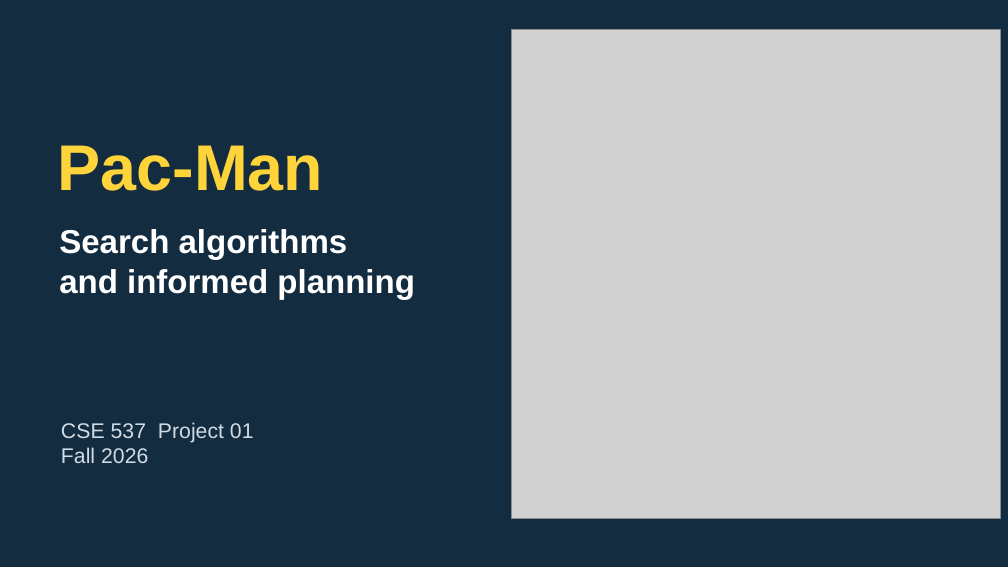
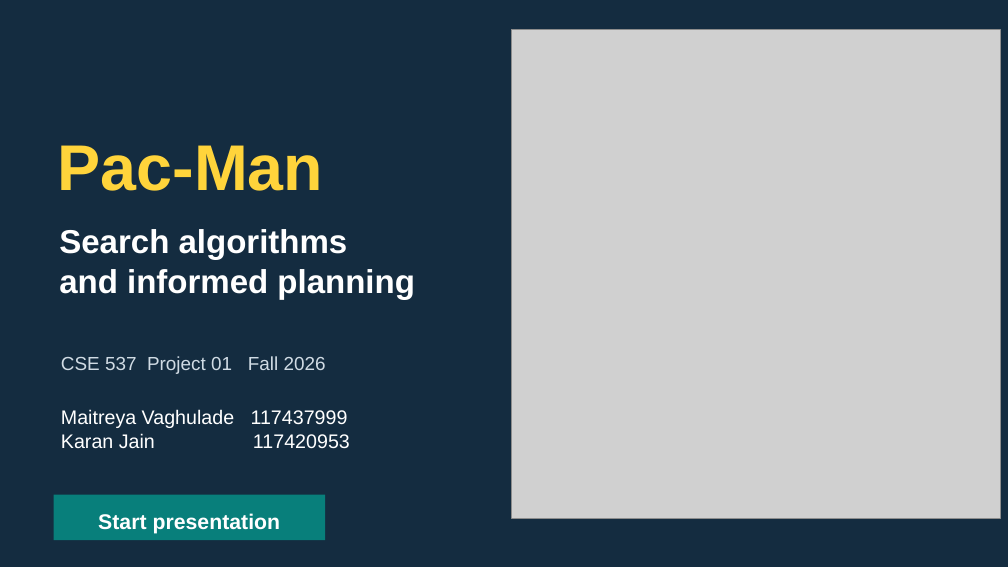
Before and after one commit to maitreya-v/AI_project_1, a slide deck: slide 1 of Project01_PacMan_Presentation.pptx. Drawn at 1008x567 pixels with LibreOffice and Linux fonts; fonts in the diff are those of the drawing; grey boxes stand for pictures. Boxes give left, top, right and bottom in pixels: in the first picture for what was removed or moved away, otherwise in the second. Text is boxed around its words. In the diff, an @@ line names an element or a change of style, - is before the commit and + after.

```diff
--- a/Project01_PacMan_Presentation.pptx
+++ b/Project01_PacMan_Presentation.pptx
@@ text at box(61, 356, 326, 374): text changed; size 20.2 to 18 pt @@
-CSE 537 Project 01
-Fall 2026
+CSE 537 Project 01 Fall 2026
@@ text added at box(61, 409, 350, 449), 18.8 pt, text #FFFFFF @@
+Maitreya Vaghulade 117437999
+Karan Jain 117420953
@@ rectangle added at box(54, 495, 325, 540), fill #087F7B, 20.2 pt, text #FFFFFF, bold @@
+Start presentation
```
Also in this commit, not shown: 11 other slides changed, 8 slides added, 1 other file.
